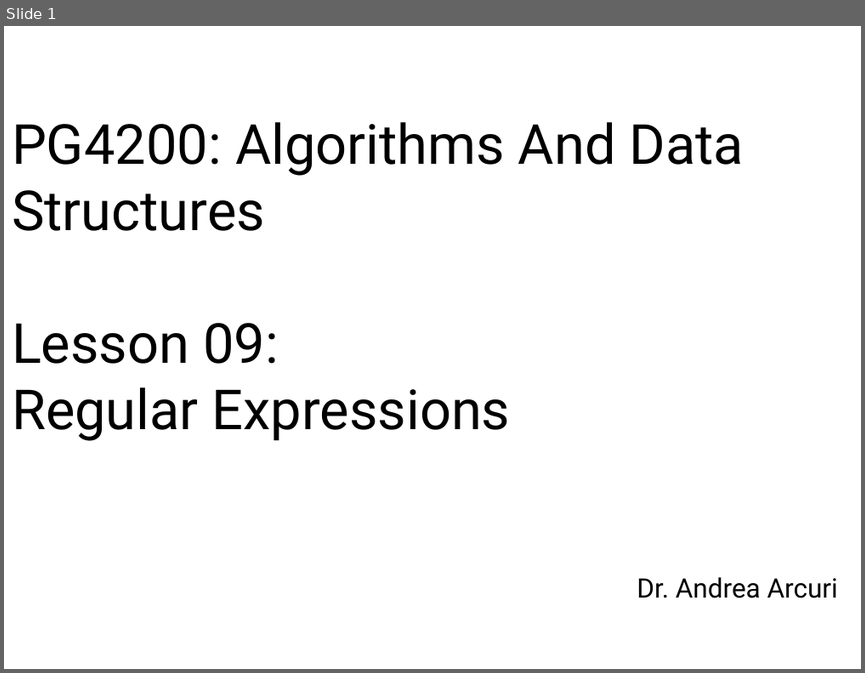
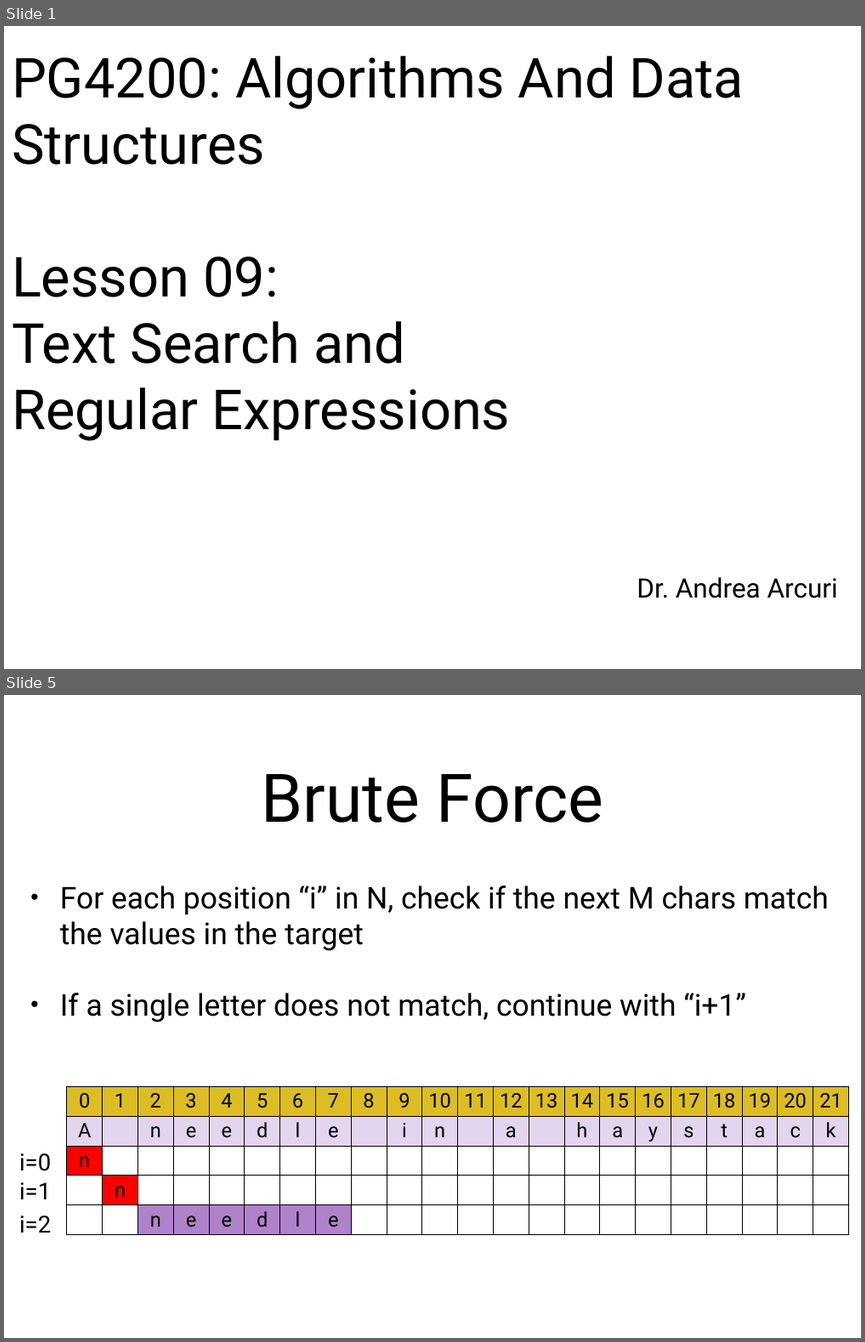
Before and after one commit to arcuri82/algorithms, a slide deck: docs/slides/09/09_regex.pptx. Shown one above the other, each under a label of ours: slide 1 before the commit, slides 1 and 5 after it; the slides between them are not shown. The pictures are 865x673 and 865x1342 pixels, drawn with LibreOffice and Linux fonts; fonts in the diff are those of the drawing. Boxes give left, top, right and bottom in pixels: in the first picture for what was removed or moved away, otherwise in the second. Text is boxed around its words. In the diff, an @@ line names an element or a change of style, - is before the commit and + after.

```diff
--- a/docs/slides/09/09_regex.pptx
+++ b/docs/slides/09/09_regex.pptx
@@ slide 5 added at [4,695,861,1338], background #FFFFFF @@
@@ title added at [262,774,603,823], 80 pt, text #000000 @@
+Brute Force
@@ text added at [60,885,828,1022], 36 pt, text #000000 @@
+• For each position “i” in N, check if the next M chars match the values in the target
+• If a single letter does not match, continue with “i+1”
@@ table added at [67,1086,849,1236], 5 rows, 22 columns @@
+0 | 1 | 2 | 3 | 4 | 5 | 6 | 7 | 8 | 9 | 10 | 11 | 12 | 13 | 14 | 15 | 16 | 17 | 18 | 19 | 20 | 21
+A |  | n | e | e | d | l | e |  | i | n |  | a |  | h | a | y | s | t | a | c | k
+n |  |  |  |  |  |  |  |  |  |  |  |  |  |  |  |  |  |  |  |  | 
+ | n |  |  |  |  |  |  |  |  |  |  |  |  |  |  |  |  |  |  |  | 
+ |  | n | e | e | d | l | e |  |  |  |  |  |  |  |  |  |  |  |  |  | 
@@ text added at [19,1153,51,1171], 28 pt, text #000000 @@
+i=0
@@ text added at [19,1182,51,1199], 28 pt, text #000000 @@
+i=1
@@ text added at [19,1215,51,1232], 28 pt, text #000000 @@
+i=2
@@ slide 1 changed as well @@
@@ title at [12,56,744,441]: text changed @@
-PG4200: Algorithms And Data Structures
-Lesson 09:
-Regular Expressions
+PG4200: Algorithms And Data Structures
+Lesson 09:
+Text Search and
+Regular Expressions
```
Also in this commit, not shown: 14 other slides added, 7 other files.
